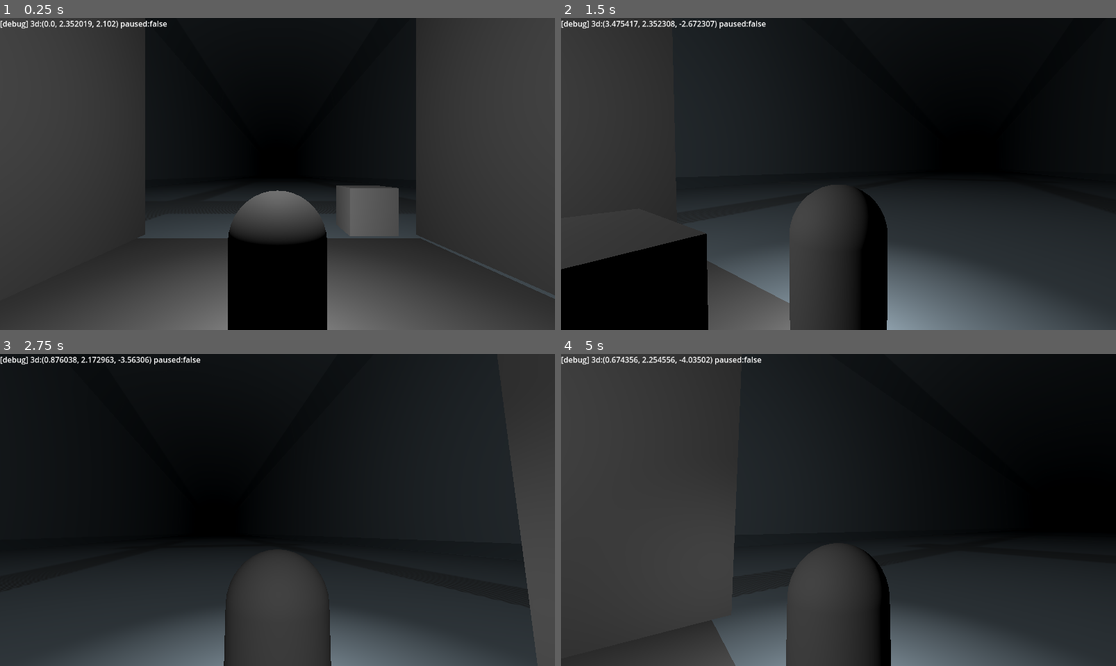
Above: before the commit, frames 1-4 (two rows, left to right).
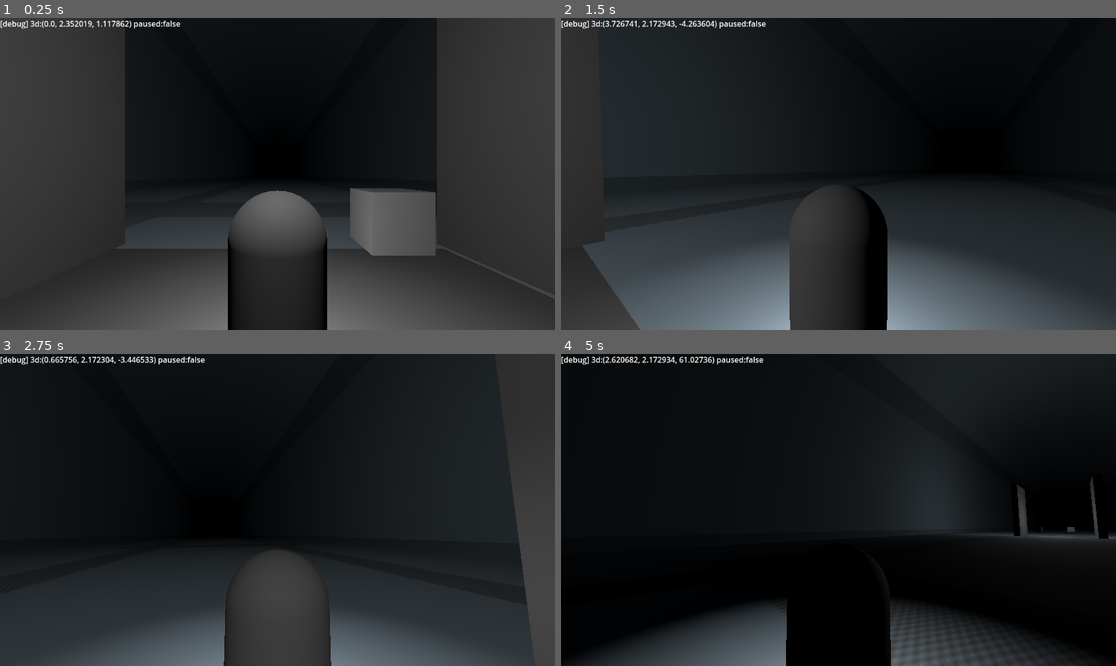
Above: after the commit, the same moments.

Repository: EzmaMeow/The_Rails_Below
Game: Godot game, scene res://Core/Scenes/StartScene.tscn
The game is run twice, just before and just after one commit, with the same random seed, the same clock (stepped at 60 frames per second) and the same inputs. The engine's default icon, where the game draws it, is replaced by a stand-in: a white triangle on a blue panel in a dark square.
Inputs (mouse positions are in pixels of both pictures, inside the frame that each line leads up to):
- Up to frame 1 (0.25 s): no input
- Up to frame 2 (1.5 s): tap Enter at 0.5 s; move the mouse to (866, 174) at 0.52 s; hold W (Forward) from 0.53 s (still down); tap Space (Jump) at 0.77 s; move the mouse to (810, 174) at 1.27 s
- Up to frame 3 (2.75 s): keep holding W (Forward); tap Space (Jump) at 1.52 s; move the mouse to (288, 503) at 2.02 s
- Up to frame 4 (5 s): keep holding W (Forward); move the mouse to (832, 516) at 2.77 s; tap Space (Jump) at 3.02, 3.77, 4.52 s; move the mouse to (877, 513) at 3.52 s; move the mouse to (794, 506) at 4.27 s

The runs differ from the first frame. In frame 1, 12% of the frame differs, in the area x 17-80%, y 0-100%; in frame 2, 9.2%; in frame 3, 0.4%; in frame 4, 55%, in the area x 0-100%, y 0-100%.

Commit message:
update
Added a physic state for keeping track of external influences of common physic variables. Also played with the idea of a movable body and decided to use character body as the base since static is too limited in movement features and rigid was too unreliable for a pushable box. This dynamic body would be a character body with some interactable functions and I may include a movement calculation resource later, but such object is not the goal of this project.

Diff:
--- /dev/null
+++ b/Bodies/Scripts/Dynamic_Body3D.gd
@@ -0,0 +1,41 @@
+class_name Dynamic_Body3D extends CharacterBody3D
+var collision : KinematicCollision3D
+var local_physic_state : Physic_State3D = Physic_State3D.new()
+
+func push(force:Vector3):
+	velocity += Vector3(force)
+
+func _physics_process(delta: float) -> void:
+	var local_physics :Dictionary = get_meta('local_physics',{})
+	if local_physics.is_empty():
+		if (!is_on_floor()):
+			local_physic_state.velocity = local_physic_state.velocity.move_toward(
+				Vector3.ZERO,delta
+			)
+		elif (local_physic_state.velocity != Vector3.ZERO):
+			local_physic_state.velocity = Vector3.ZERO
+	else:
+		local_physic_state.velocity = Vector3.ZERO
+		local_physic_state.gravity = Vector3.ZERO
+		local_physic_state.global_gravity_strength = 1.0
+		for key in local_physics:
+			var local_physic : Physic_State3D = local_physics[key]
+			if local_physic:
+				local_physic_state.velocity += local_physic.velocity
+				local_physic_state.gravity += local_physic.gravity
+				local_physic_state.global_gravity_strength *= local_physic.global_gravity_strength
+	velocity += local_physic_state.velocity + local_physic_state.gravity
+	velocity += Vector3(0.0,-9.8*local_physic_state.global_gravity_strength,0.0)
+
+	move_and_slide()
+	collision = get_last_slide_collision()
+
+	if velocity != Vector3.ZERO:
+		velocity = velocity.move_toward(Vector3.ZERO,delta*10)
+	if (collision):
+		for collider_index in range(collision.get_collision_count()-1):
+			var dynamic_body := collision.get_collider(collider_index) as Dynamic_Body3D
+			if (!dynamic_body):
+				continue
+			dynamic_body.push(-collision.get_normal(collider_index) * velocity.length()* 0.5)
+			velocity -= velocity * 0.5
--- a/Characters/Scripts/Character3D.gd
+++ b/Characters/Scripts/Character3D.gd
@@ -25,6 +25,7 @@
 @export var camera : Camera3D
 
 var jump_force : float = 0.0
+var local_physic_state : Physic_State3D = Physic_State3D.new()
 
 func on_message_received(message:Variant):
 	if (message == 'exiting' and camera):
@@ -42,9 +43,34 @@
 		return
 func on_jumped(strength:float=1.0):
 	if (is_on_floor()):
+		#todo: could grab local gravity and make the jump stronger or weaker
 		jump_force = 10.0 *strength
 
 func _physics_process(_delta: float) -> void:
+	var local_physics :Dictionary = get_meta('local_physics',{})
+	#var local_velocity:Vector3
+	#var local_gravity:Vector3
+	#var global_gravity_strength:float = 1.0
+	#todo: should make this an object or resource.
+	#resource may be useful in this case since some
+	#values could be config in editor
+	if local_physics.is_empty():
+		if (!is_on_floor()):
+			local_physic_state.velocity = local_physic_state.velocity.move_toward(
+				Vector3.ZERO,_delta
+			)
+		elif (local_physic_state.velocity != Vector3.ZERO):
+			local_physic_state.velocity = Vector3.ZERO
+	else:
+		local_physic_state.velocity = Vector3.ZERO
+		local_physic_state.gravity = Vector3.ZERO
+		local_physic_state.global_gravity_strength = 1.0
+		for key in local_physics:
+			var local_physic : Physic_State3D = local_physics[key]
+			if local_physic:
+				local_physic_state.velocity += local_physic.velocity
+				local_physic_state.gravity += local_physic.gravity
+				local_physic_state.global_gravity_strength *= local_physic.global_gravity_strength
 	if (controller):
 		if (movement):
 			velocity = movement.caculate_velocity3D(
@@ -52,6 +78,7 @@
 				)
 			velocity += Vector3(0.0,jump_force,0.0)
 			velocity = velocity.rotated(Vector3(0,1,0).normalized(),rotation.y)
+			velocity += local_physic_state.velocity + local_physic_state.gravity
 			#Note: unable to get moving tunnel from move and slide results since
 			#the mesh owner and parent is its mesh instance handler. may need to fake
 			#it by using a collsion layer for out of bound and then have the level
@@ -61,5 +88,19 @@
 
 			if (!is_on_floor()):
 				#appling fake gravity for now
-				if (jump_force > -9.8):
+				if (jump_force > -9.8 * local_physic_state.global_gravity_strength):
 					jump_force = clamp(jump_force - 1.0,-9.8,9999)
+
+			#testing a pushable object. using a character since it is easier
+			#to move, but wont have any rotation unless coded in. Rigid bodies
+			#are too glitch and static bodies require floor checking
+			#NOTE: pushable object may not be common on the rails below
+			#project. fake spining when falling off the train(if added) or simple
+			#pushing object in static zone. some rigid objects may be used for
+			#non-gameplay props.
+			var collision := get_last_slide_collision()
+			if (collision):
+				for collider_index in range(collision.get_collision_count()-1):
+					var dynamic_body := collision.get_collider(collider_index) as Dynamic_Body3D
+					if (dynamic_body):
+						dynamic_body.push(-collision.get_normal(collider_index)*velocity.length()*0.5)
--- a/Core/Scenes/TestPlatform.tscn
+++ b/Core/Scenes/TestPlatform.tscn
@@ -1,6 +1,7 @@
-[gd_scene load_steps=7 format=3 uid="uid://x8a020msrbc7"]
+[gd_scene load_steps=9 format=3 uid="uid://x8a020msrbc7"]
 
 [ext_resource type="Script" uid="uid://bk37rjye0vsga" path="res://Core/Scripts/test_platform.gd" id="1_pgeod"]
+[ext_resource type="Script" uid="uid://djs2wh53rgyp1" path="res://Bodies/Scripts/Dynamic_Body3D.gd" id="2_poqs8"]
 
 [sub_resource type="PlaneMesh" id="PlaneMesh_kgr87"]
 size = Vector2(10, 10)
@@ -17,6 +18,9 @@
 
 [sub_resource type="ConvexPolygonShape3D" id="ConvexPolygonShape3D_b7362"]
 points = PackedVector3Array(-0.5, -0.5, -0.5, 0.5, 0.5, 0.5, 0.5, -0.5, 0.5, 0.5, 0.5, -0.5, -0.5, 0.5, 0.5, 0.5, -0.5, -0.5, -0.5, -0.5, 0.5, -0.5, 0.5, -0.5)
+
+[sub_resource type="ConvexPolygonShape3D" id="ConvexPolygonShape3D_poqs8"]
+points = PackedVector3Array(0.5, 0.5, 0.5, 0.5, 0.5, -0.5, -0.5, 0.5, 0.5, 0.5, -0.5, 0.5, 0.5, -0.5, -0.5, -0.5, 0.5, -0.5, -0.5, -0.5, 0.5, -0.5, -0.5, -0.5)
 
 [node name="TestPlatform" type="MeshInstance3D"]
 mesh = SubResource("PlaneMesh_kgr87")
@@ -35,28 +39,6 @@
 
 [node name="CollisionShape3D" type="CollisionShape3D" parent="StaticBody3D"]
 shape = SubResource("ConvexPolygonShape3D_kgr87")
-
-[node name="SimpleBox2" type="MeshInstance3D" parent="."]
-transform = Transform3D(1, 0, 0, 0, 1, 0, 0, 0, 1, -2.3202772, 1.4629228, 2.7972226)
-mesh = SubResource("BoxMesh_kgr87")
-skeleton = NodePath("../../..")
-
-[node name="StaticBody3D" type="StaticBody3D" parent="SimpleBox2"]
-disable_mode = 1
-
-[node name="CollisionShape3D" type="CollisionShape3D" parent="SimpleBox2/StaticBody3D"]
-shape = SubResource("ConvexPolygonShape3D_b7362")
-
-[node name="SimpleBox" type="MeshInstance3D" parent="."]
-transform = Transform3D(1, 0, 0, 0, 1, 0, 0, 0, 1, 2, 1.4629228, -2.5969028)
-mesh = SubResource("BoxMesh_kgr87")
-skeleton = NodePath("../../..")
-
-[node name="StaticBody3D" type="StaticBody3D" parent="SimpleBox"]
-disable_mode = 1
-
-[node name="CollisionShape3D" type="CollisionShape3D" parent="SimpleBox/StaticBody3D"]
-shape = SubResource("ConvexPolygonShape3D_b7362")
 
 [node name="SimpleWall" type="MeshInstance3D" parent="."]
 transform = Transform3D(1, 0, 0, 0, 10.89, 0, 0, 0, 10.4, -5.391345, 5.462923, -0.20277739)
@@ -84,5 +66,39 @@
 transform = Transform3D(1, 0, 0, 0, 1, 0, 0, 0, 1, 0, 4, 0)
 omni_range = 4096.0
 
+[node name="StaticBody3D2" type="StaticBody3D" parent="."]
+transform = Transform3D(1, 0, 0, 0, 1, 0, 0, 0, 1, -2.3202772, 1.4629228, 2.7972226)
+disable_mode = 1
+
+[node name="CollisionShape3D" type="CollisionShape3D" parent="StaticBody3D2"]
+shape = SubResource("ConvexPolygonShape3D_b7362")
+
+[node name="SimpleBox2" type="MeshInstance3D" parent="StaticBody3D2"]
+mesh = SubResource("BoxMesh_kgr87")
+skeleton = NodePath("../../../..")
+
+[node name="StaticBody3D3" type="StaticBody3D" parent="."]
+transform = Transform3D(1, 0, 0, 0, 1, 0, 0, 0, 1, 2, 1.4629228, -2.5969028)
+disable_mode = 1
+
+[node name="CollisionShape3D" type="CollisionShape3D" parent="StaticBody3D3"]
+shape = SubResource("ConvexPolygonShape3D_b7362")
+
+[node name="SimpleBox" type="MeshInstance3D" parent="StaticBody3D3"]
+mesh = SubResource("BoxMesh_kgr87")
+skeleton = NodePath("../../../..")
+
+[node name="PushBox" type="CharacterBody3D" parent="."]
+transform = Transform3D(1, 0, 0, 0, 1, 0, 0, 0, 1, 0, 1, 0)
+disable_mode = 1
+script = ExtResource("2_poqs8")
+
+[node name="CollisionShape3D" type="CollisionShape3D" parent="PushBox"]
+shape = SubResource("ConvexPolygonShape3D_poqs8")
+
+[node name="SimpleBox2" type="MeshInstance3D" parent="PushBox"]
+mesh = SubResource("BoxMesh_kgr87")
+skeleton = NodePath("../../../..")
+
 [connection signal="body_entered" from="SafeArea3D" to="." method="_on_safe_area_entered"]
 [connection signal="body_exited" from="SafeArea3D" to="." method="_on_safe_area_exited"]
--- a/Objects/Scripts/Moving_Tunnel.gd
+++ b/Objects/Scripts/Moving_Tunnel.gd
@@ -9,11 +9,21 @@
 		update_scale()
 @export var segment_type : PackedScene
 @export var segment_count : int = 10
+
+@export var local_physic : Physic_State3D = Physic_State3D.new()
 var segments : Array[Node3D]
 
 var step:float = 0.0
 
 var breaking = 0.0
+
+#this is to be given to any vaild node becomes part of its
+#space as well as removed when not. may use an object or resource in the future
+#but dict for prototyping
+#gravity is a modifier of the gravity
+#not sure if it should be a fixed value instead. I want to use the
+#system gravity if possible
+
 
 #NOTE: array may be better on size, but removing elements can be costly
 #if handling many. A diffrent type(like dictionary) or a diffrent system
@@ -31,17 +41,39 @@
 		segments.append(new_segment)
 		new_segment.scale.z = segment_length * 0.5
 
+func add_local_physic(body:PhysicsBody3D):
+	var local_physics : Dictionary = body.get_meta('local_physics',{})
+	local_physics[self] = local_physic
+	body.set_meta('local_physics',local_physics)
+
+func remove_local_physic(body:PhysicsBody3D):
+	var local_physics : Dictionary = body.get_meta('local_physics',{})
+	local_physics.erase(self)
+	if local_physics.is_empty():
+		body.remove_meta('local_physics')
+		return
+	body.set_meta('local_physics',local_physics)
+
 func body_enter_safe_area(body: Node3D):
+	if (!body):
+		print_debug(self, ' null body ref in body_enter_safe_area')
+		return
 	if (body as PhysicsBody3D):
 		unsafe_bodies.erase(body)
+		remove_local_physic(body)
 	#NOTE: temp way to force it to resume moving
 	if (body as Character3D):
 		breaking = 0.0
 	print_debug(body, 'enter safe area')
 
 func body_exit_safe_area(body: Node3D):
+	if (!body):
+		print_debug(self, ' null body ref in body_enter_safe_area')
+		return
+
 	if (body as PhysicsBody3D):
 		unsafe_bodies.append(body)
+		add_local_physic(body)
 	#NOTE: temp way to force it to break when a character is unsafe
 	if (body as Character3D):
 		breaking = 0.1
@@ -55,8 +87,9 @@
 	elif (breaking > speed):
 		breaking = speed
 
-	for body in unsafe_bodies:
-		body.position += Vector3(0.0,0.0,current_speed)
+	local_physic.velocity = Vector3(0.0,0.0,speed - breaking)
+	#for body in unsafe_bodies:
+	#	body.position += Vector3(0.0,0.0,current_speed)
 	if (step > segment_length):
 		step = 0
 	else:
--- /dev/null
+++ b/Physics/Scripts/Physic_State2D.gd
@@ -0,0 +1,8 @@
+class_name Physic_State2D extends Resource
+
+#The additinal force this state adds
+@export var velocity : Vector2
+#The additinal gavity this state adds
+@export var gravity : Vector2
+#How much global gravity this modifies.
+@export var global_gravity_strength : float = 1.0
--- /dev/null
+++ b/Physics/Scripts/Physic_State3D.gd
@@ -0,0 +1,8 @@
+class_name Physic_State3D extends Resource
+
+#The additinal force this state adds
+@export var velocity : Vector3
+#The additinal gavity this state adds
+@export var gravity : Vector3
+#How much global gravity this modifies.
+@export var global_gravity_strength : float = 1.0
Not shown, added: Bodies/Scripts/Dynamic_Body3D.gd.uid
Not shown, added: Physics/Scripts/Physic_State2D.gd.uid
Not shown, added: Physics/Scripts/Physic_State3D.gd.uid
